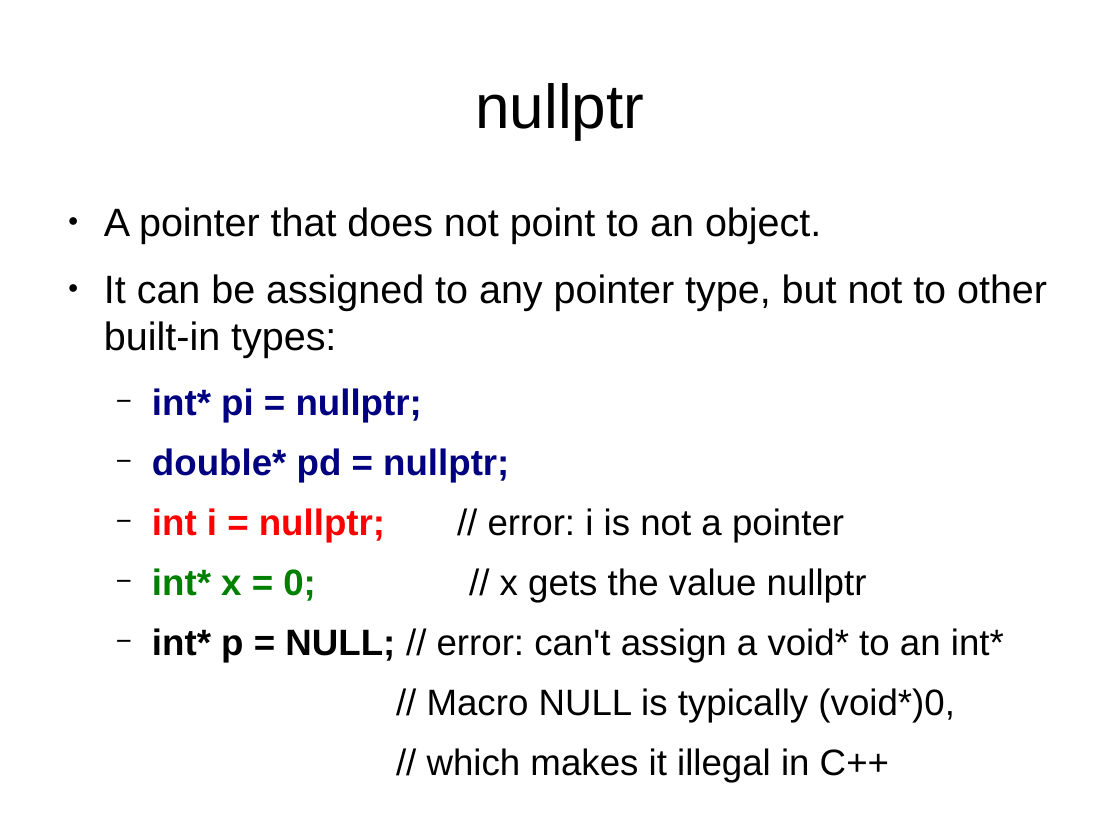
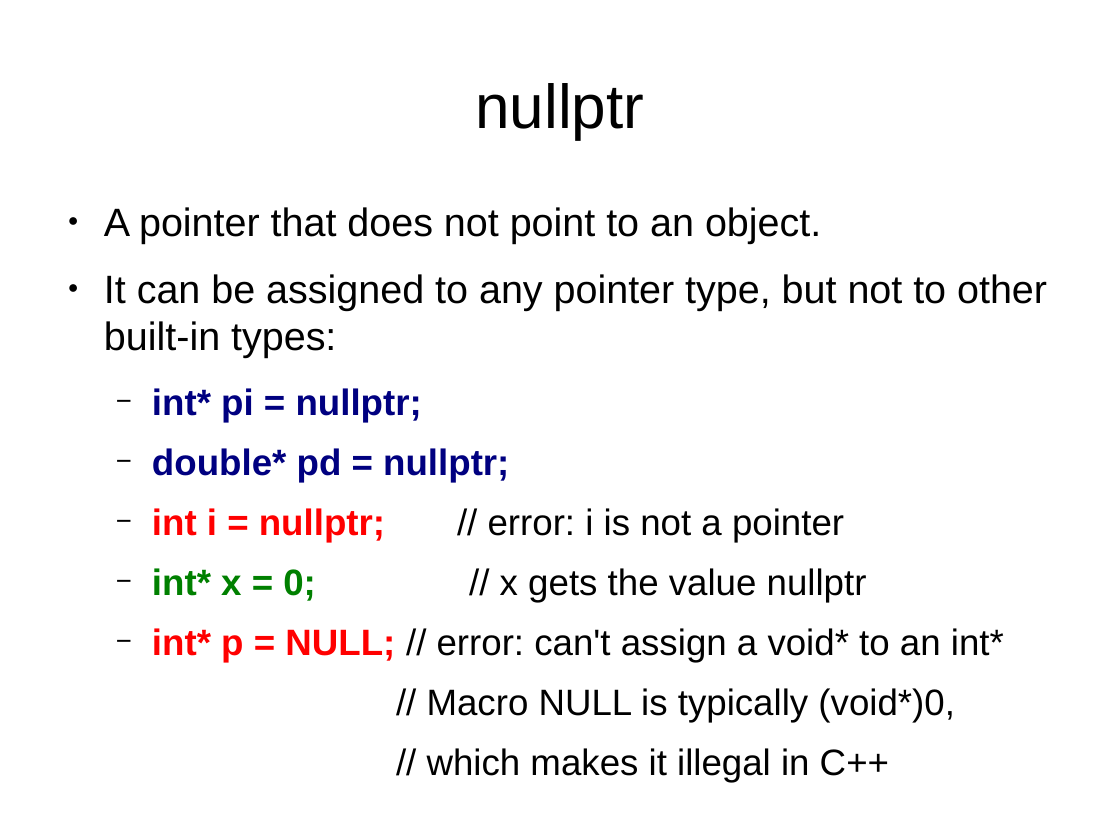
Before and after one commit to kks32/cpp-software-development, a slide deck: slide 7 of Ex7_Pointers_II/Ex7_Pointers-II.odp. Drawn at 1120x840 pixels with LibreOffice and Linux fonts; fonts in the diff are those of the drawing. Boxes give left, top, right and bottom in pixels: in the first picture for what was removed or moved away, otherwise in the second. Text is boxed around its words. In the diff, an @@ line names an element or a change of style, - is before the commit and + after.

```diff
--- a/Ex7_Pointers_II/Ex7_Pointers-II.odp
+++ b/Ex7_Pointers_II/Ex7_Pointers-II.odp
@@ text at (152,628,1004,662): text colour #000000 to #FF0000 in "int* p = NULL;" @@
```
Also in this commit, not shown: 12 slides added, 1 slide removed, 1 other file.
